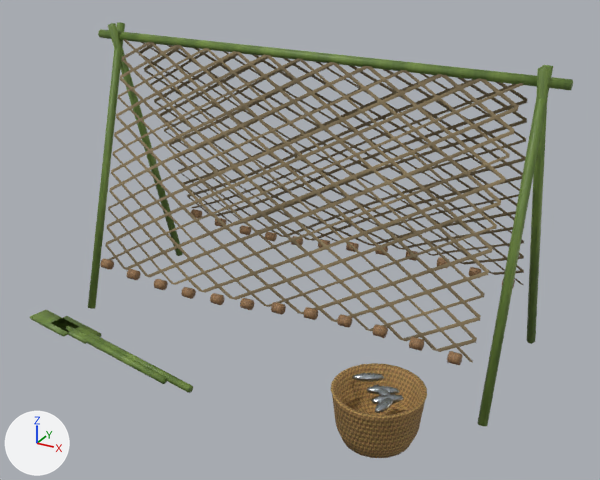
Two versions of the glTF model godot/assets/environment/fishing_nets.glb, one commit apart.
Both versions are drawn from a 50 mm camera at (2.51, -4.62, 2.96) aimed at (0.15, -0.32, 0.81). The axes (+X, +Y, +Z) are drawn at lower left. The lights are the same throughout. The older version comes first. Objects named as collision shapes, trigger or cutter boxes, shadow casters or lower levels of detail are left out. Vertices at exactly the same position are counted once.

Script lines for the objects in view, before the commit:
```python
me_fish = bpy.data.meshes.new('Fish')
me_fish.from_pydata(...)  # 260 vertices, 500 faces; spans x 0.803..1.146, y -1.134..-0.787, z 0.276..0.324
me_fish.materials.append(mat_qp_fish)
me_fishbasket = bpy.data.meshes.new('FishBasket')
me_fishbasket.from_pydata(...)  # 192 vertices, 336 faces; spans x 0.73..1.27, y -1.22..-0.68, z 0.0..0.32
me_fishbasket.materials.append(mat_qp_woven)
me_netframe = bpy.data.meshes.new('NetFrame')
me_netframe.from_pydata(...)  # 104 vertices, 172 faces; spans x -1.76..1.65, y -1.12..0.57, z -0.01..2.01
me_netframe.materials.append(mat_qp_bamboo)
ob_fish = bpy.data.objects.new('Fish', me_fish)
ob_fish.location = (0.0, 0.0, 0.0)
ob_fishbasket = bpy.data.objects.new('FishBasket', me_fishbasket)
ob_fishbasket.location = (0.0, 0.0, 0.0)
ob_netframe = bpy.data.objects.new('NetFrame', me_netframe)
ob_netframe.location = (0.0, 0.0, 0.0)
# also in view: 'NetFloats' at (0.0, 0.0, 0.4); 'Nets' at (0.0, 0.05, 1.13)
```
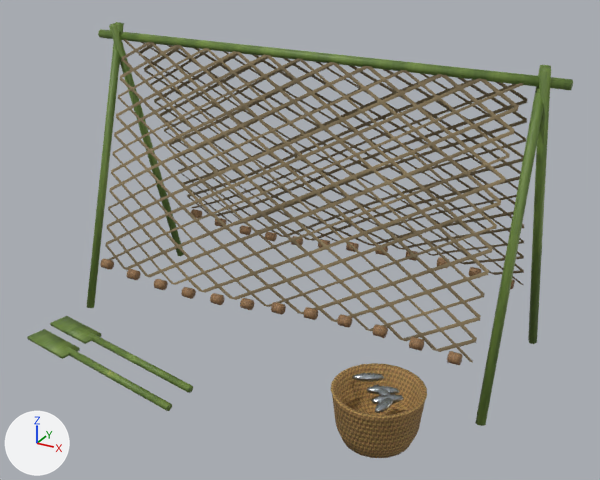
Location of each change, [x1, y1, x2, y2] in pixels of the pictures (600 x 480 px; the box of a moved part takes in the faces that stretch with it):
'NetFrame', reshaped
    before: [30, 22, 573, 426]
    after: [27, 22, 573, 426]
part 1 of me_netframe, moved or reshaped
    before: [88, 22, 125, 309]
    after: [87, 22, 124, 308]
part 2 of me_netframe, moved or reshaped
    before: [108, 23, 183, 256]
    after: [109, 23, 184, 256]
part 3 of me_netframe, moved or reshaped
    before: [478, 65, 553, 426]
    after: [475, 65, 551, 426]
part 4 of me_netframe, moved or reshaped
    before: [527, 67, 549, 344]
    after: [528, 67, 551, 344]
part 5 of me_netframe, moved or reshaped
    before: [66, 326, 167, 384]
    after: [87, 333, 193, 393]
part 6 of me_netframe, moved or reshaped
    before: [30, 310, 78, 337]
    after: [50, 316, 102, 344]
part 7 of me_netframe, moved or reshaped
    before: [88, 333, 193, 393]
    after: [65, 347, 172, 411]
part 8 of me_netframe, moved or reshaped
    before: [51, 316, 102, 344]
    after: [27, 329, 80, 359]

Diff of the bpy script that builds the scene:
```diff
--- a/godot/assets/environment/fishing_nets.glb.py
+++ b/godot/assets/environment/fishing_nets.glb.py
@@ me_netframe @@
 # used by ob_netframe; location = (0.0, 0.0, 0.0)
-me_netframe.from_pydata(...)  # 104 vertices, 172 faces; spans x -1.76..1.65, y -1.12..0.57, z -0.01..2.01
+me_netframe.from_pydata(...)  # 104 vertices, 172 faces; spans x -1.65..1.65, y -1.34..0.57, z -0.01..2.01
+# me_netframe part 1: the loose piece of 12 vertices spanning x -1.53..-1.47, y -0.57..0.07, z -0.01..2.01 is moved by (-0.01, 0.0, 0.0)
+# me_netframe part 2: the loose piece of 12 vertices spanning x -1.53..-1.47, y -0.07..0.57, z -0.01..2.01 is moved by (0.01, 0.0, 0.0)
+# me_netframe part 3: the loose piece of 12 vertices spanning x 1.47..1.53, y -0.57..0.07, z -0.01..2.01 is moved by (-0.01, 0.0, 0.0)
+# me_netframe part 4: the loose piece of 12 vertices spanning x 1.47..1.53, y -0.07..0.57, z -0.01..2.01 is moved by (0.01, 0.0, 0.0)
+# me_netframe part 5: the loose piece of 12 vertices spanning x -1.4..-0.4, y -1.12..-0.88, z -0.01..0.05 is moved by (0.2, 0.0, 0.0)
+# me_netframe part 6: the loose piece of 8 vertices spanning x -1.76..-1.34, y -0.99..-0.77, z 0.01..0.03 is moved by (0.2, 0.0, 0.0)
+# me_netframe part 7: the loose piece of 12 vertices spanning x -1.2..-0.2, y -1.12..-0.88, z -0.01..0.05 is moved by (0.0, -0.22, 0.0)
+# me_netframe part 8: the loose piece of 8 vertices spanning x -1.56..-1.14, y -0.99..-0.77, z 0.01..0.03 is moved by (0.0, -0.22, 0.0)
 me_netframe.materials.append(mat_qp_bamboo)
```
